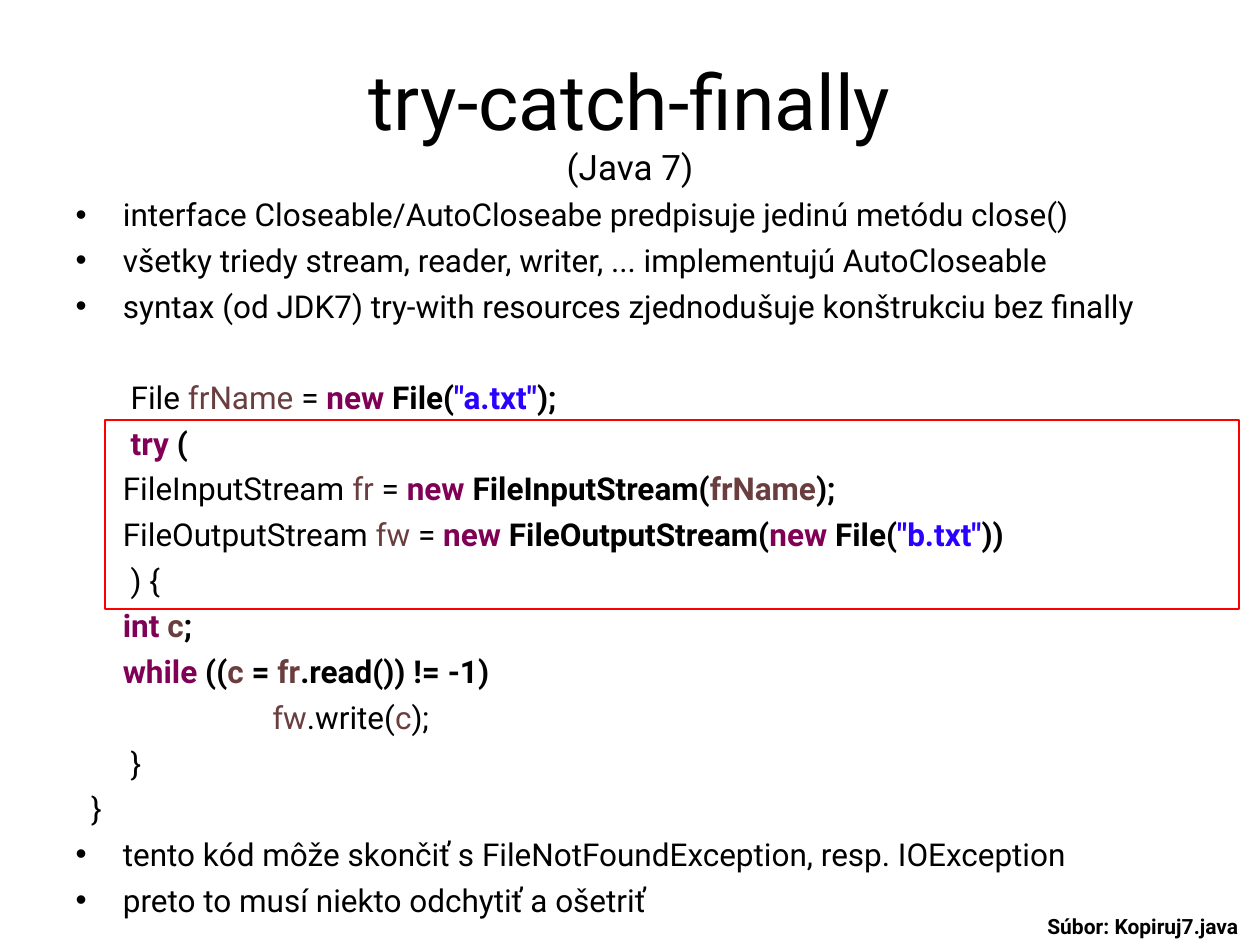
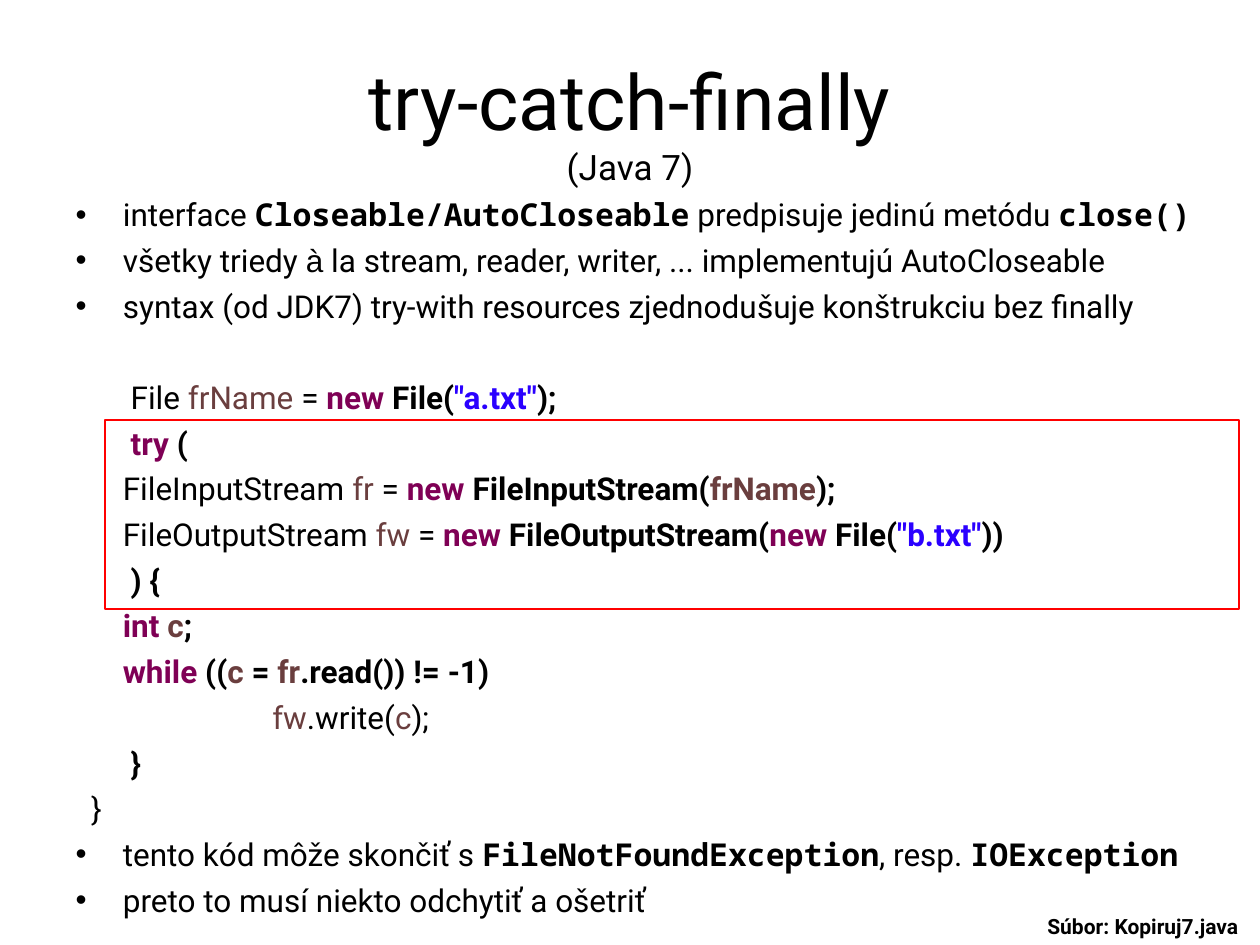
Before and after one commit to Programovanie4/Prednasky, a slide deck: slide 17 of 07/07_java.ppt. Drawn at 1260x945 pixels with LibreOffice and Linux fonts; fonts in the diff are those of the drawing. Boxes give left, top, right and bottom in pixels: in the first picture for what was removed or moved away, otherwise in the second. Text is boxed around its words. In the diff, an @@ line names an element or a change of style, - is before the commit and + after.

```diff
--- a/07/07_java.ppt
+++ b/07/07_java.ppt
@@ text at (123, 202, 1190, 279): text changed @@
-• interface Closeable/AutoCloseabe predpisuje jedinú metódu close()
-• všetky triedy stream, reader, writer, ... implementujú AutoCloseable
+• interface Closeable/AutoCloseable predpisuje jedinú metódu close()
+• všetky triedy à la stream, reader, writer, ... implementujú AutoCloseable
@@ text at (123, 840, 1178, 874): bold on in ") {", "}", "FileNotFoundException, IOException"; font Roboto to Noto Sans Mono in "FileNotFoundException, IOException" @@
```
Also in this commit, not shown: 10 other slides changed, 2 slides added, 3 other files.
